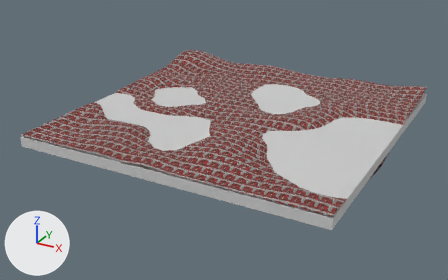
A saved change to the OBJ model engine/assets/models/ground/ground.obj.
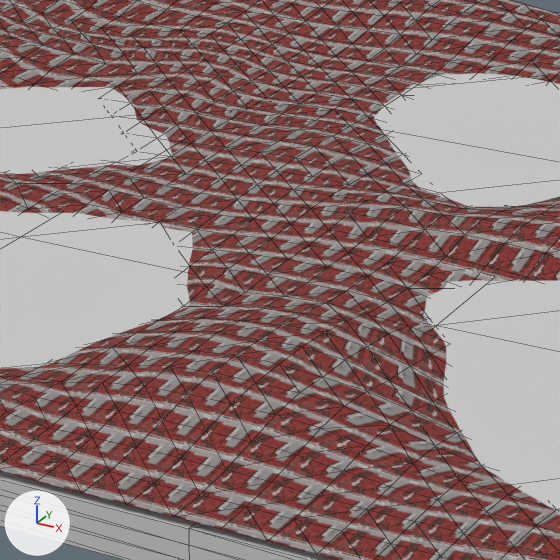
Each version is shown whole from a camera (50 mm lens) standing at (44.3, -86.5, 38.0) and looking at (-1.8, -2.7, -3.9), then close up on the part from 37% to 65% of the width and 24% to 69% of the height. The axes (+X, +Y, +Z) are drawn at lower left. The lights are the same throughout. The close-ups show mesh edges as thin lines. Where no turn or scale is listed for an object, it has been applied to the vertices.

The scene before the commit, as lines of its bpy script (objects in view):
```python
me_cube = bpy.data.meshes.new('Cube')
me_cube.from_pydata(...)  # 56 vertices, 108 faces; spans x -25.0..25.0, y -25.0..25.0, z -1.3..0.3
me_cube.materials.append(mat_watermaterial)  # light grey #cbcbcb
me_terrain = bpy.data.meshes.new('Terrain')
me_terrain.from_pydata(...)  # 1089 vertices, 2048 faces; spans x -25.0..25.0, y -25.0..25.0, z -3.5..2.5
me_terrain.materials.append(mat_mossmaterial)
# before: 355 (7.8, -12.5, 1.0) at pixel (367, 346), 409 (6.2, -14.1, 1.3) at pixel (302, 346), 459 (4.7, -12.5, 1.1) at pixel (282, 324), 558 (6.2, -10.9, 1.0) at pixel (346, 321)
ob_cube = bpy.data.objects.new('Cube', me_cube)
ob_cube.location = (0.0, 0.0, 0.0)
ob_terrain = bpy.data.objects.new('Terrain', me_terrain)
ob_terrain.location = (0.0, 0.0, 0.0)
```
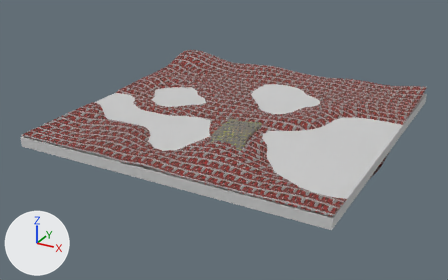
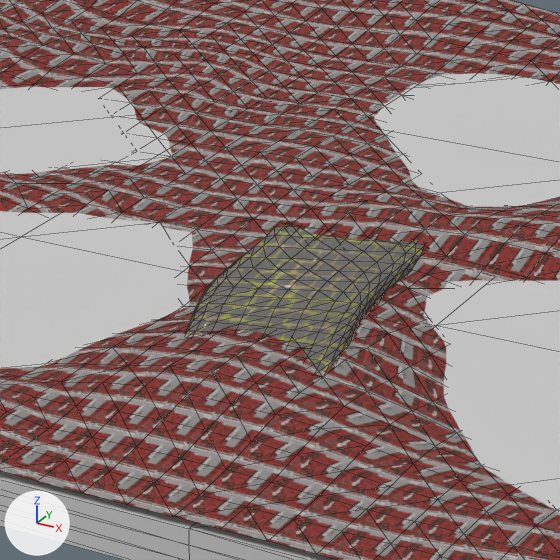
Commit message: add road

Pixel boxes (x1, y1, x2, y2) of what changed, in the close-ups (560 x 560 px; the box of a moved part takes in the faces that stretch with it):
'Cube.001_Cube.002', added: after (186, 225, 424, 371)
part 1 of me_terrain, moved or reshaped: before (218, 303, 410, 380); after (218, 314, 410, 380)

Patch to the scene script:
```diff
--- a/engine/assets/models/ground/ground.obj.py
+++ b/engine/assets/models/ground/ground.obj.py
@@ img_road_normal_jpg @@
+img_road_normal_jpg = load_image('road_normal.jpg', 'road_normal.jpg', 1024, 1024, 'sRGB')
@@ img_road_roughness_jpg @@
+img_road_roughness_jpg = load_image('road_roughness.jpg', 'road_roughness.jpg', 1024, 1024, 'sRGB')
@@ img_road_albedo_jpg @@
+img_road_albedo_jpg = load_image('road_albedo.jpg', 'road_albedo.jpg', 1024, 1024, 'sRGB')
@@ mat_roadmaterial @@
+mat_roadmaterial = bpy.data.materials.new('RoadMaterial')
+# uses the picture img_road_albedo_jpg
+# uses the picture img_road_normal_jpg
+# uses the picture img_road_roughness_jpg
@@ me_terrain @@
 me_terrain.from_pydata(...)  # 1089 vertices, 2048 faces; spans x -25.0..25.0, y -25.0..25.0, z -3.5..2.5
 # used by ob_terrain; location = (0.0, 0.0, 0.0)
-me_terrain.vertices[51].co = (6.2, -12.5, 1.2)  # pixel (324, 332)
+# me_terrain part 1
+for i in [355, 409, 459, 558]: me_terrain.vertices[i].co += Vector((0.0, 0.0, -0.1))
+me_terrain.vertices[51].co = (6.2, -12.5, 0.9)
 me_terrain.materials.append(mat_mossmaterial)
@@ me_cube_001_cube_002 @@
+me_cube_001_cube_002.from_pydata(...)  # 738 vertices, 1472 faces; spans x -1.3..8.3, y -18.8..1.3, z -2.3..1.3
+me_cube_001_cube_002.materials.append(mat_roadmaterial)
@@ ob_cube_001_cube_002 @@
+ob_cube_001_cube_002 = bpy.data.objects.new('Cube.001_Cube.002', me_cube_001_cube_002)
+ob_cube_001_cube_002.location = (0.0, 0.0, 0.0)
```
